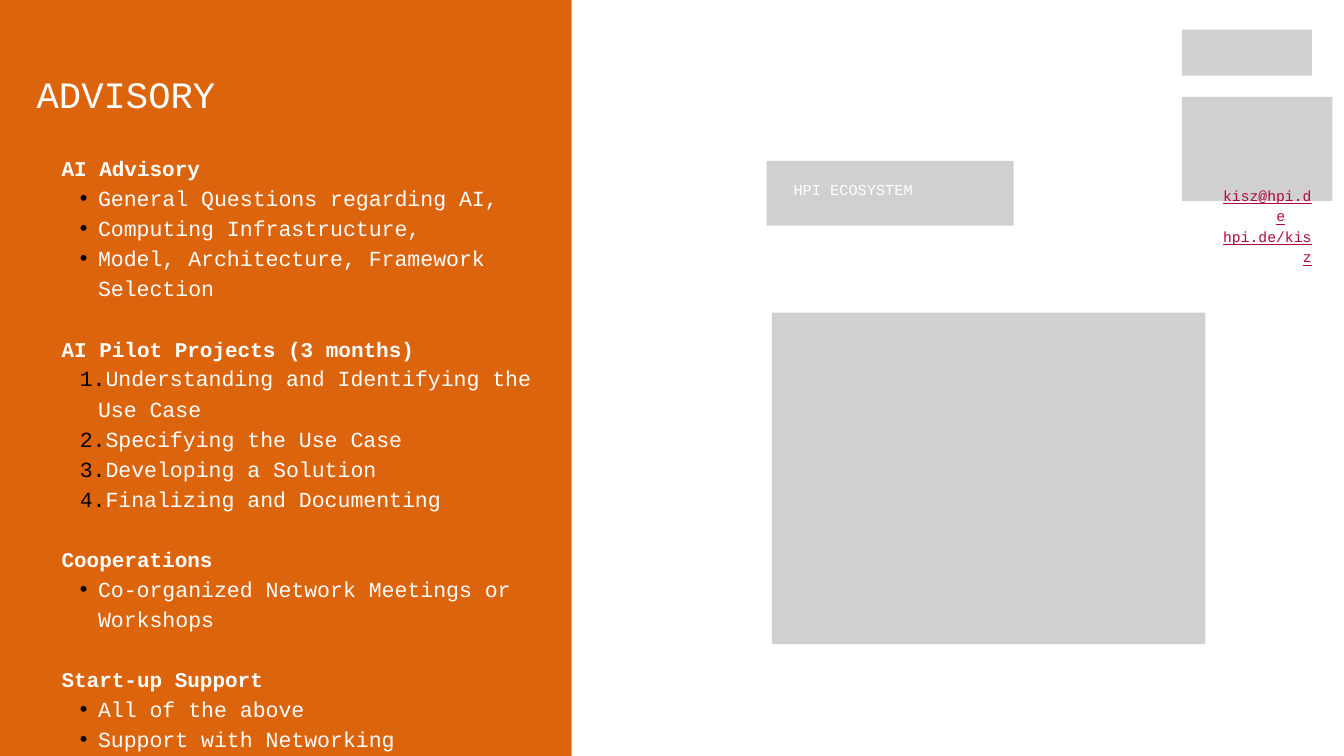
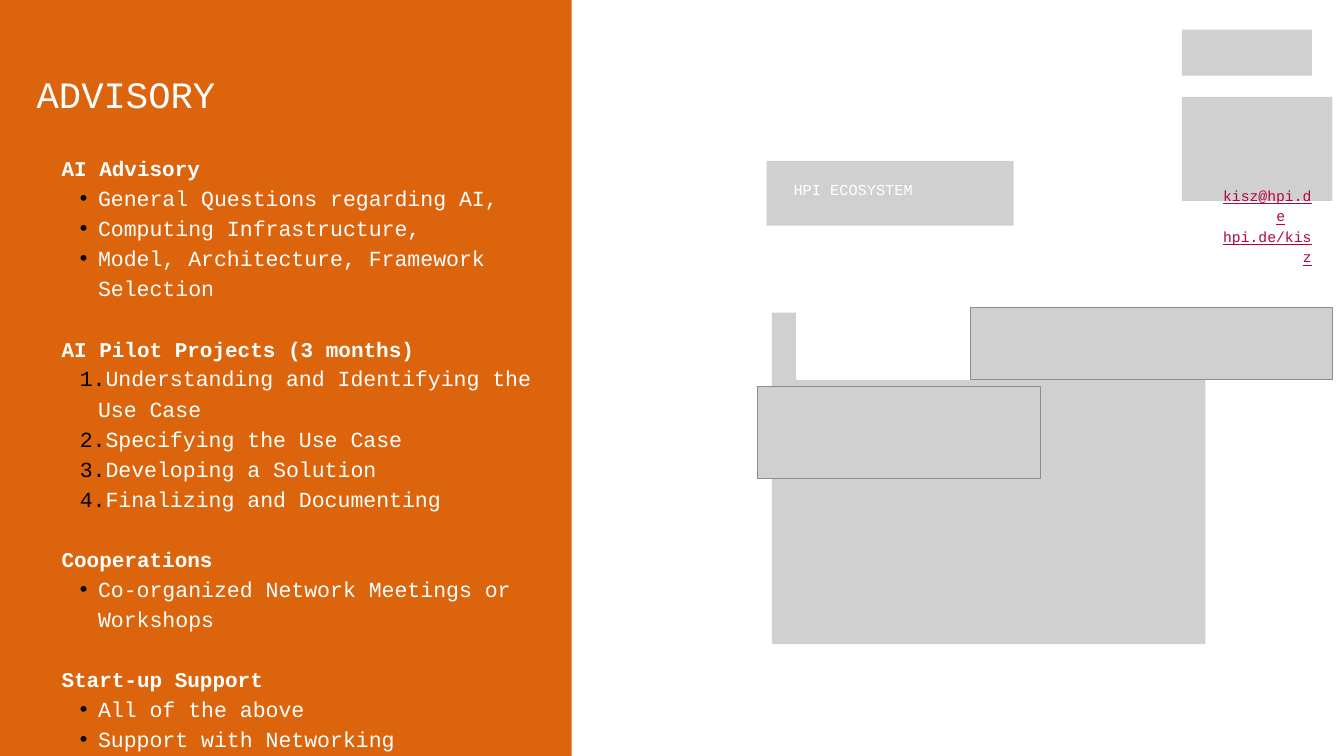
Before and after one commit to aihpi/workshop-getting-started, a slide deck: slide 5 of 03_workshop/slides/slides_english.pptx. Drawn at 1344x756 pixels with LibreOffice and Linux fonts; fonts in the diff are those of the drawing; grey boxes stand for pictures. Boxes give left, top, right and bottom in pixels: in the first picture for what was removed or moved away, otherwise in the second. Text is boxed around its words. In the diff, an @@ line names an element or a change of style, - is before the commit and + after.

```diff
--- a/03_workshop/slides/slides_english.pptx
+++ b/03_workshop/slides/slides_english.pptx
@@ freeform shape resized from (x1=562, y1=0, x2=1344, y2=756) to (x1=570, y1=45, x2=1344, y2=756) @@
@@ rectangle added at (x1=798, y1=297, x2=1041, y2=379), fill #FFFFFF, outline #FFFFFF 2 pt @@
@@ picture added at (x1=971, y1=308, x2=1333, y2=379) @@
@@ picture added at (x1=758, y1=387, x2=1041, y2=479) @@
```
Also in this commit, not shown: 2 other slides changed, 5 other files.
